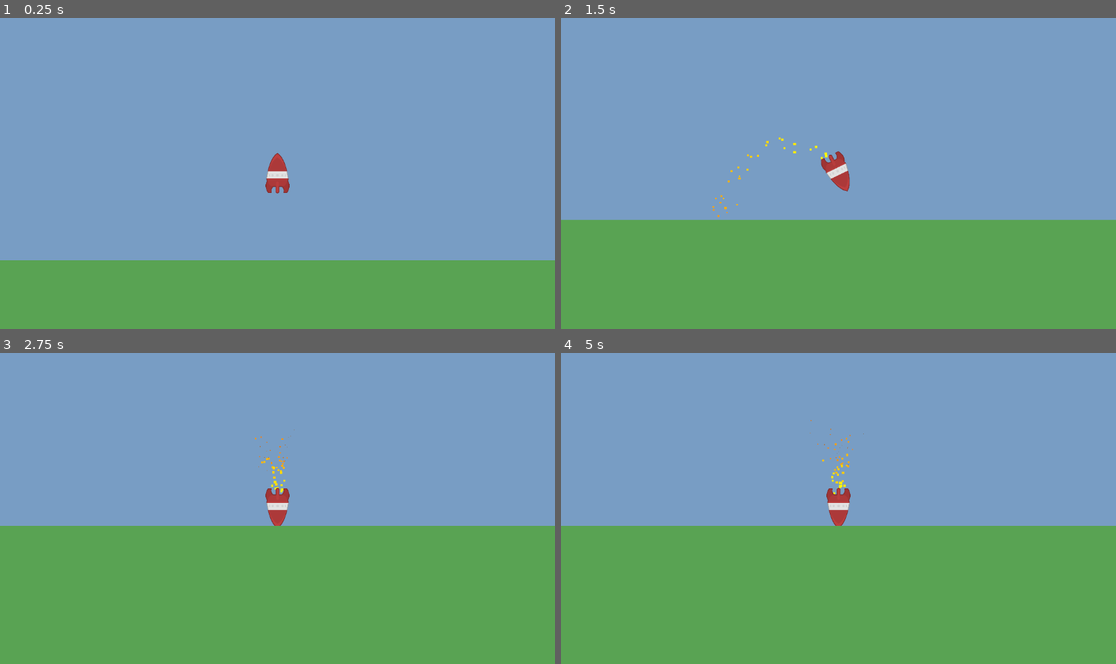
Above: before the commit, frames 1-4 (two rows, left to right).
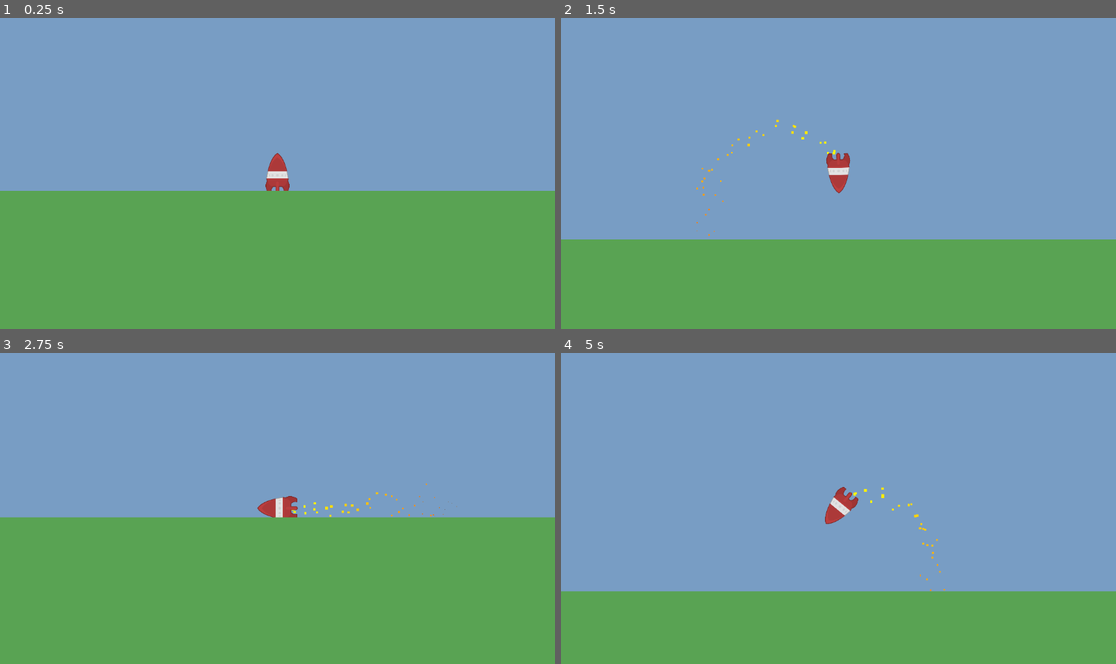
Above: after the commit, the same moments.

Repository: trflorian/galactic-hopper
Game: Godot game, scene res://game.tscn
Two runs of this game, one before a commit and one after it. Both use one fixed random seed, a clock stepped at 60 frames per second and the inputs below.
Inputs:
- Up to frame 1 (0.25 s): no input
- Up to frame 2 (1.5 s): hold D (throttle_right) 0.53-1.28 s; hold A (throttle_left) from 1.28 s (still down)
- Up to frame 3 (2.75 s): release A (throttle_left) at 2.03 s; hold D (throttle_right) from 2.03 s (still down)
- Up to frame 4 (5 s): release D (throttle_right) at 3.53 s; hold A (throttle_left) from 3.53 s (still down); tap R (reset, bound only after the commit) at 4.15 s

The runs differ from the first frame. In frame 1, 22% of the frame differs, in the area x 0-100%, y 55-78%; in frame 2, 6.7%; in frame 3, 3.5%; in frame 4, 22%.

Commit message:
added scene reload with r

Diff:
--- a/game.tscn
+++ b/game.tscn
@@ -1,5 +1,6 @@
-[gd_scene load_steps=14 format=3 uid="uid://d31x4j4vwnl8r"]
+[gd_scene load_steps=15 format=3 uid="uid://d31x4j4vwnl8r"]
 
+[ext_resource type="Script" path="res://game_manager.gd" id="1_88k0f"]
 [ext_resource type="Texture2D" uid="uid://dl7ycs1ynhdqf" path="res://hopper.png" id="1_ma4h7"]
 [ext_resource type="Script" path="res://hopper_controller.gd" id="1_rxux5"]
 [ext_resource type="Script" path="res://camera_follow.gd" id="3_gopa4"]
@@ -54,9 +55,10 @@
 height = 2000
 
 [node name="Game" type="Node2D"]
+script = ExtResource("1_88k0f")
 
 [node name="Hopper" type="RigidBody2D" parent="."]
-position = Vector2(-169, 47)
+position = Vector2(-169, 208)
 mass = 100.0
 center_of_mass_mode = 1
 center_of_mass = Vector2(0, 5)
@@ -95,5 +97,6 @@
 texture = SubResource("GradientTexture2D_8o72e")
 
 [node name="Camera2D" type="Camera2D" parent="." node_paths=PackedStringArray("target_node")]
+position = Vector2(-169, 208)
 script = ExtResource("3_gopa4")
 target_node = NodePath("../Hopper")
--- /dev/null
+++ b/game_manager.gd
@@ -0,0 +1,5 @@
+extends Node2D
+
+func _process(delta: float) -> void:
+	if Input.is_action_just_pressed("reset"):
+		get_tree().reload_current_scene()
--- a/project.godot
+++ b/project.godot
@@ -31,6 +31,11 @@
 , Object(InputEventMouseButton,"resource_local_to_scene":false,"resource_name":"","device":-1,"window_id":0,"alt_presse …(244 unchanged characters)…
 ]
 }
+reset={
+"deadzone": 0.5,
+"events": [Object(InputEventKey,"resource_local_to_scene":false,"resource_name":"","device":-1,"window_id":0,"alt_pressed":false,"shift_pressed":false,"ctrl_pressed":false,"meta_pressed":false,"pressed":false,"keycode":0,"physical_keycode":82,"key_label":0,"unicode":114,"echo":false,"script":null)
+]
+}
 
 [rendering]
 
